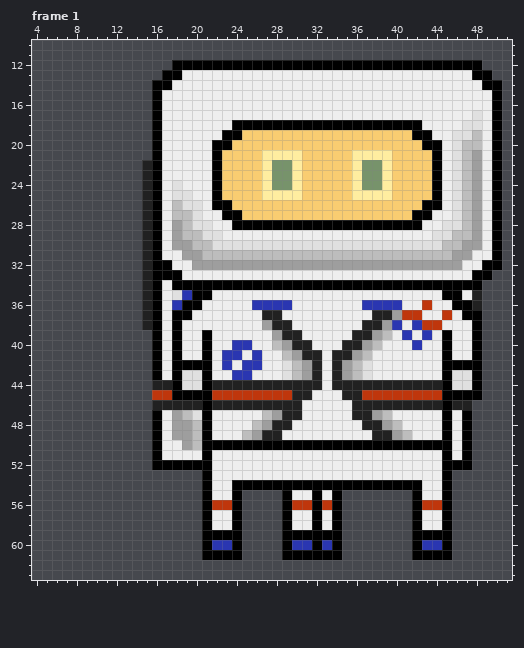
Pixel-art file: images/Space_traveler.ase. The picture above is the old version.
64x64 pixels, 8 frames. Shown: frame 1: x 4..51, y 10..63. The commit also changed other frames, which this record leaves out.
The same view after the edit:
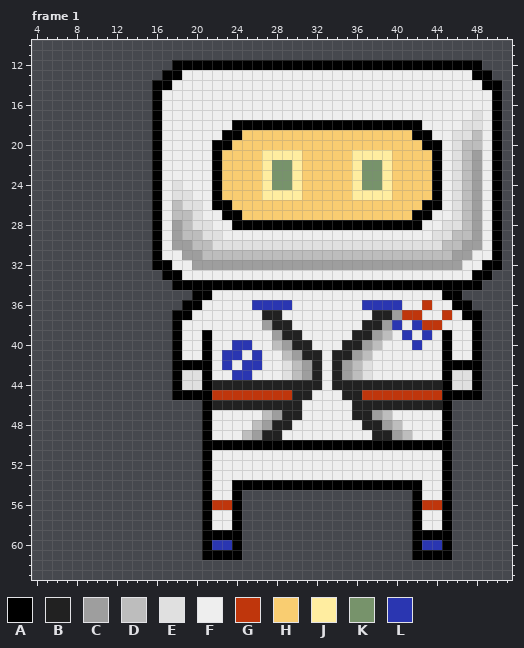
Palette (. is transparent): A #000000  B #212121  C #9e9e9e  D #bdbdbd  E #e0e0e0  F #eeeeee  G #bf360c  H #f9cd71  J #ffeda0  K #77936b  L #2a36b1
What changed:
{"change": "layer \"Backward\" now hidden"}
{"change": "layer \"Right\" now hidden"}
{"change": "layer \"Left\" now hidden"}
{"where": "frame 1"}
{"frame":1,"y":22,"x":15,"old":"B","new":"."}
{"frame":1,"y":23,"x":15,"old":"B","new":"."}
{"frame":1,"y":24,"x":15,"old":"B","new":"."}
{"frame":1,"y":25,"x":15,"old":"B","new":"."}
{"frame":1,"y":26,"x":15,"old":"B","new":"."}
{"frame":1,"y":27,"x":15,"old":"B","new":"."}
{"frame":1,"y":28,"x":15,"old":"B","new":"."}
{"frame":1,"y":29,"x":15,"old":"B","new":"."}
{"frame":1,"y":30,"x":15,"old":"B","new":"."}
{"frame":1,"y":31,"x":15,"old":"B","new":"."}
{"frame":1,"y":32,"x":15,"old":"B","new":"."}
{"frame":1,"y":33,"x":15,"old":"BA","new":".."}
{"frame":1,"y":34,"x":15,"old":"BAF","new":"..."}
{"frame":1,"y":35,"x":15,"old":"BAFEL","new":"....."}
{"frame":1,"y":35,"x":47,"old":"FB","new":".."}
{"frame":1,"y":36,"x":15,"old":"BAFL","new":"...."}
{"frame":1,"y":36,"x":48,"old":"B","new":"."}
{"frame":1,"y":37,"x":15,"old":"BAF","new":"..."}
{"frame":1,"y":38,"x":15,"old":"BAF","new":"..."}
{"frame":1,"y":39,"x":16,"old":"AF","new":".."}
{"frame":1,"y":40,"x":16,"old":"AF","new":".."}
{"frame":1,"y":41,"x":16,"old":"AF","new":".."}
{"frame":1,"y":42,"x":16,"old":"AF","new":".."}
{"frame":1,"y":43,"x":16,"old":"AF","new":".."}
{"frame":1,"y":44,"x":16,"old":"BB","new":".."}
{"frame":1,"y":45,"x":16,"old":"GG","new":".."}
{"frame":1,"y":46,"x":16,"old":"BBBBB","new":"....."}
{"frame":1,"y":46,"x":46,"old":"BB","new":".."}
{"frame":1,"y":47,"x":16,"old":"AFCDE","new":"....."}
{"frame":1,"y":47,"x":46,"old":"FA","new":".."}
{"frame":1,"y":48,"x":16,"old":"AFCCD","new":"....."}
{"frame":1,"y":48,"x":46,"old":"FA","new":".."}
{"frame":1,"y":49,"x":16,"old":"AFCCD","new":"....."}
{"frame":1,"y":49,"x":46,"old":"FA","new":".."}
{"frame":1,"y":50,"x":16,"old":"AFFCD","new":"....."}
{"frame":1,"y":50,"x":46,"old":"FA","new":".."}
{"frame":1,"y":51,"x":16,"old":"AFFFF","new":"....."}
{"frame":1,"y":51,"x":46,"old":"FA","new":".."}
{"frame":1,"y":52,"x":16,"old":"AAAAA","new":"....."}
{"frame":1,"y":52,"x":46,"old":"AA","new":".."}
{"frame":1,"y":55,"x":29,"old":"AFFAFA","new":"......"}
{"frame":1,"y":56,"x":29,"old":"AGGAGA","new":"......"}
{"frame":1,"y":57,"x":29,"old":"AFFAFA","new":"......"}
{"frame":1,"y":58,"x":29,"old":"AFFAFA","new":"......"}
{"frame":1,"y":59,"x":29,"old":"AAAAAA","new":"......"}
{"frame":1,"y":60,"x":29,"old":"ALLALA","new":"......"}
{"frame":1,"y":61,"x":29,"old":"AAAAAA","new":"......"}
